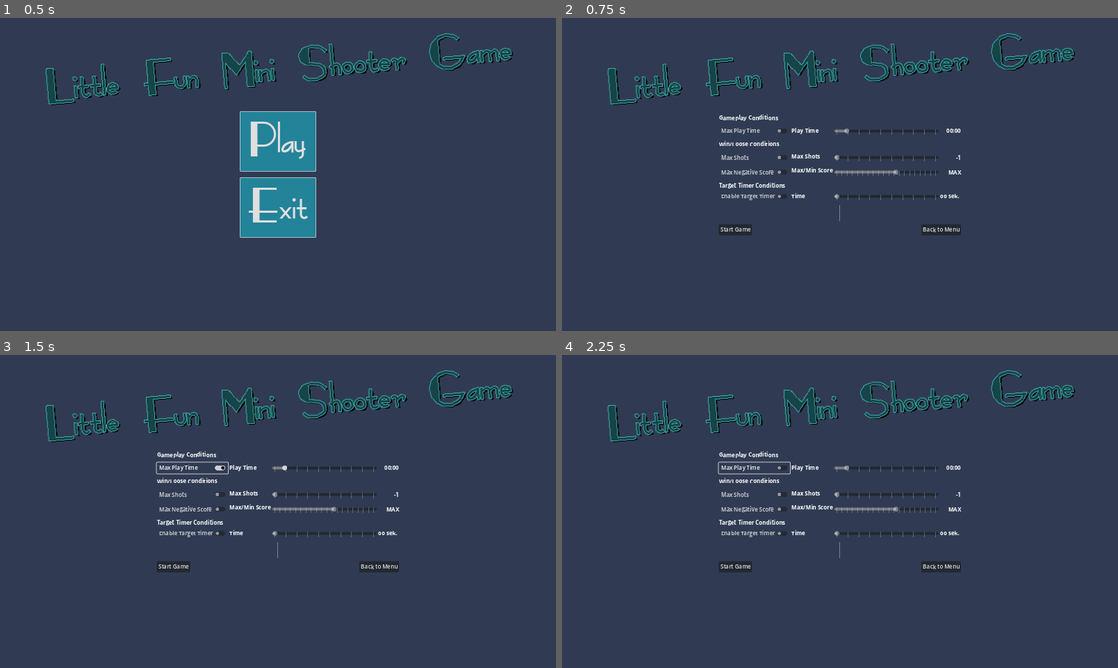
Above: before the commit, frames 1-4 (two rows, left to right).
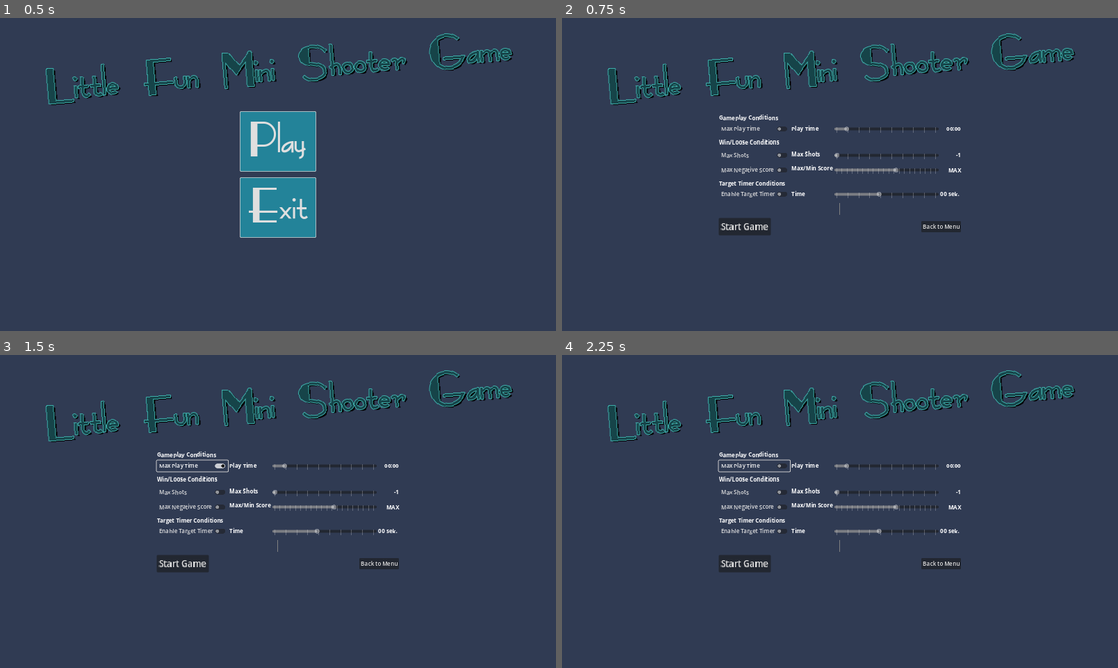
Above: after the commit, the same moments.

Repository: Coding-4Fun/Just4Fun_Mini_Shootergame
Game: Godot game, scene res://UI/MainMenuUI/MainMenuUI.tscn
Two runs of this game, one before a commit and one after it. Both use one fixed random seed, a clock stepped at 60 frames per second and the inputs below.
Inputs:
- Up to frame 1 (0.5 s): no input
- Up to frame 2 (0.75 s): click "Play" at 0.5 s
- Up to frame 3 (1.5 s): click "Max Play Time" at 1.25 s
- Up to frame 4 (2.25 s): click "Max Play Time" at 2 s

Frame 1 is identical in both runs. In frame 2, 2.6% of the frame differs, in the area x 28-72%, y 34-70%; in frame 3, 2.9%, in the area x 28-72%, y 33-70%; in frame 4, 2.9%.

Commit message:
Upd: Rearange Nodes ===: Game Time ===: Start and Back Buttons Chg: Default Value for Dummy Timer

Diff:
--- a/UI/GameSettingsDialog/GameSettings.tscn
+++ b/UI/GameSettingsDialog/GameSettings.tscn
@@ -51,27 +51,27 @@
 layout_mode = 2
 theme_override_constants/separation = 10
 
-[node name="HBoxContainer3" type="HBoxContainer" parent="centerContainer/vBoxContainer"]
-layout_mode = 2
-
-[node name="label" type="Label" parent="centerContainer/vBoxContainer/HBoxContainer3"]
+[node name="vBoxGamePlayConditions" type="VBoxContainer" parent="centerContainer/vBoxContainer"]
+layout_mode = 2
+
+[node name="label" type="Label" parent="centerContainer/vBoxContainer/vBoxGamePlayConditions"]
 layout_mode = 2
 text = "Gameplay Conditions"
 
-[node name="hBoxContainerMaxGameTimer" type="HBoxContainer" parent="centerContainer/vBoxContainer"]
-layout_mode = 2
-
-[node name="cButtSwitchMaxGameTime" type="CheckButton" parent="centerContainer/vBoxContainer/hBoxContainerMaxGameTimer"]
+[node name="hBoxContainerMaxGameTimer" type="HBoxContainer" parent="centerContainer/vBoxContainer/vBoxGamePlayConditions"]
+layout_mode = 2
+
+[node name="cButtSwitchMaxGameTime" type="CheckButton" parent="centerContainer/vBoxContainer/vBoxGamePlayConditions/hBoxContainerMaxGameTimer"]
 custom_minimum_size = Vector2(205, 0)
 layout_mode = 2
 text = "Max Play Time"
 
-[node name="Label" type="Label" parent="centerContainer/vBoxContainer/hBoxContainerMaxGameTimer"]
+[node name="Label" type="Label" parent="centerContainer/vBoxContainer/vBoxGamePlayConditions/hBoxContainerMaxGameTimer"]
 custom_minimum_size = Vector2(120, 0)
 layout_mode = 2
 text = "Play Time"
 
-[node name="MaxGameTimeSlider" type="HSlider" parent="centerContainer/vBoxContainer/hBoxContainerMaxGameTimer"]
+[node name="MaxGameTimeSlider" type="HSlider" parent="centerContainer/vBoxContainer/vBoxGamePlayConditions/hBoxContainerMaxGameTimer"]
 custom_minimum_size = Vector2(300, 0)
 layout_mode = 2
 size_flags_horizontal = 8
@@ -85,7 +85,7 @@
 tick_count = 10
 ticks_on_borders = true
 
-[node name="labelMaxGameTime" type="Label" parent="centerContainer/vBoxContainer/hBoxContainerMaxGameTimer"]
+[node name="labelMaxGameTime" type="Label" parent="centerContainer/vBoxContainer/vBoxGamePlayConditions/hBoxContainerMaxGameTimer"]
 custom_minimum_size = Vector2(60, 0)
 layout_mode = 2
 text = "00:00"
@@ -202,7 +202,7 @@
 size_flags_vertical = 5
 min_value = 3.0
 max_value = 10.0
-value = 3.0
+value = 6.0
 rounded = true
 editable = false
 tick_count = 10
@@ -245,23 +245,16 @@
 [node name="hBoxButtons" type="HBoxContainer" parent="centerContainer/vBoxContainer"]
 layout_mode = 2
 size_flags_horizontal = 3
-mouse_filter = 2
+alignment = 1
 
 [node name="buttStartGame" type="Button" parent="centerContainer/vBoxContainer/hBoxButtons"]
-layout_mode = 2
-size_flags_horizontal = 0
+custom_minimum_size = Vector2(150, 50)
+layout_mode = 2
+theme_override_font_sizes/font_size = 25
 text = "Start Game"
 
-[node name="vSeparator" type="VSeparator" parent="centerContainer/vBoxContainer/hBoxButtons"]
-visible = false
-layout_mode = 2
-size_flags_horizontal = 3
-mouse_filter = 2
-
 [node name="buttBackToMenu" type="Button" parent="centerContainer/vBoxContainer/hBoxButtons"]
 layout_mode = 2
 size_flags_horizontal = 10
+size_flags_vertical = 4
 text = "Back to Menu"
-
-[connection signal="toggled" from="centerContainer/vBoxContainer/hBoxContainerMaxGameTimer/cButtSwitchMaxGameTime" to="." method="_on_c_butt_switch_max_game_time_toggled"]
-[connection signal="drag_ended" from="centerContainer/vBoxContainer/hBoxContainerMaxGameTimer/MaxGameTimeSlider" to="." method="_on_max_game_time_slider_drag_ended"]
